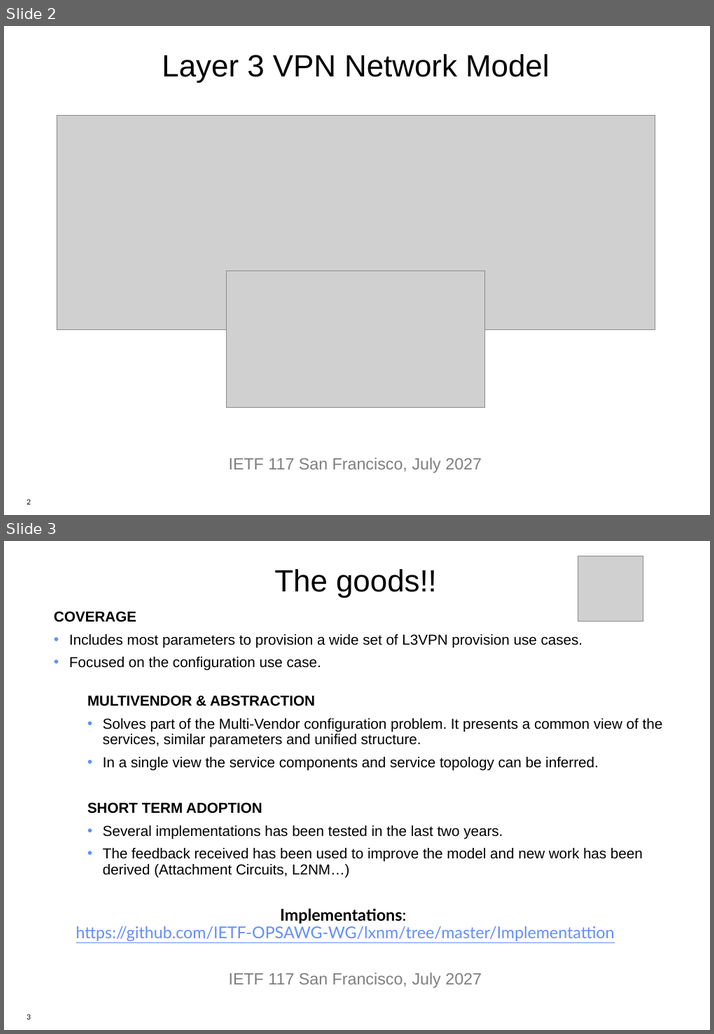
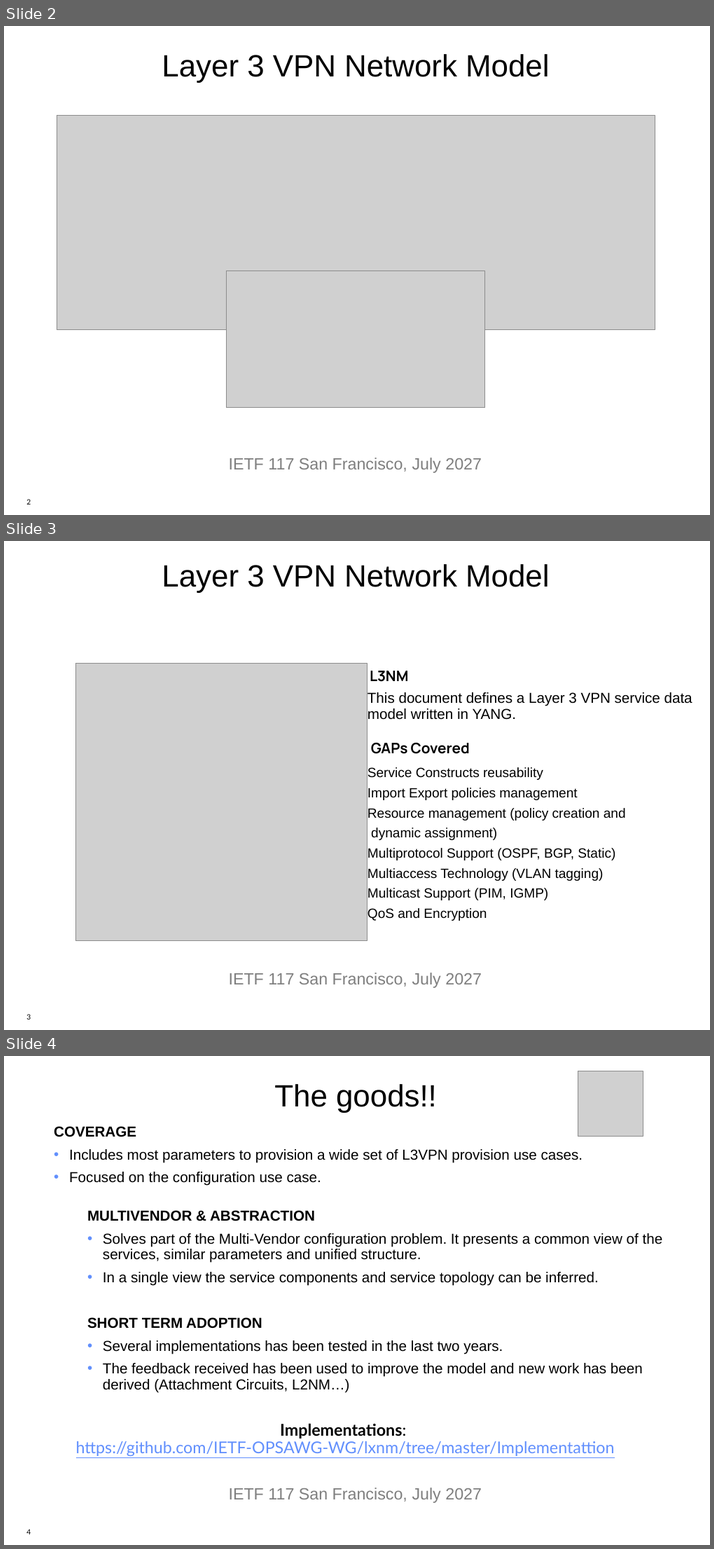
Before and after one commit to oscargdd/network-yang-models, a slide deck: Slides/3. Network YANG Model Experience Sharing-v1.ppt. Shown one above the other, each under a label of ours: slides 2 and 3 before the commit, slides 2, 3 and 4 after it. The pictures are 714x1034 and 714x1549 pixels, drawn with LibreOffice and Linux fonts; fonts in the diff are those of the drawing; grey boxes stand for pictures. Boxes give left, top, right and bottom in pixels: in the first picture for what was removed or moved away, otherwise in the second. Text is boxed around its words. In the diff, an @@ line names an element or a change of style, - is before the commit and + after.

Commit message:
UPDATE

```diff
--- a/Slides/3. Network YANG Model Experience Sharing-v1.ppt
+++ b/Slides/3. Network YANG Model Experience Sharing-v1.ppt
@@ slide 3 added at bbox=[4, 541, 710, 1030], background #FFFFFF; not listed: 1 template element that a slide beside it also shows @@
@@ text added at bbox=[162, 564, 549, 593], 34 pt, text #000000 @@
+Layer 3 VPN Network Model
@@ picture added at bbox=[75, 663, 367, 941] @@
@@ text added at bbox=[369, 671, 408, 682], 16 pt, text #000000, bold @@
+L3NM
@@ text added at bbox=[367, 692, 692, 719], 16 pt, text #000000 @@
+This document defines a Layer 3 VPN service data model written in YANG.
@@ text added at bbox=[371, 742, 469, 754], 16 pt, text #000000, bold @@
+GAPs Covered
@@ text added at bbox=[367, 767, 626, 920], 14.8 pt, text #000000 @@
+Service Constructs reusability
+Import Export policies management
+Resource management (policy creation and
+dynamic assignment)
+Multiprotocol Support (OSPF, BGP, Static)
+Multiaccess Technology (VLAN tagging)
+Multicast Support (PIM, IGMP)
+QoS and Encryption
@@ text added at bbox=[229, 972, 481, 988], 18 pt, text #7F7F7F @@
+IETF 117 San Francisco, July 2027
@@ what was slide 3 is now slide 4 @@
@@ page number at bbox=[26, 1528, 31, 1534]: text changed @@
-3
+4
```
